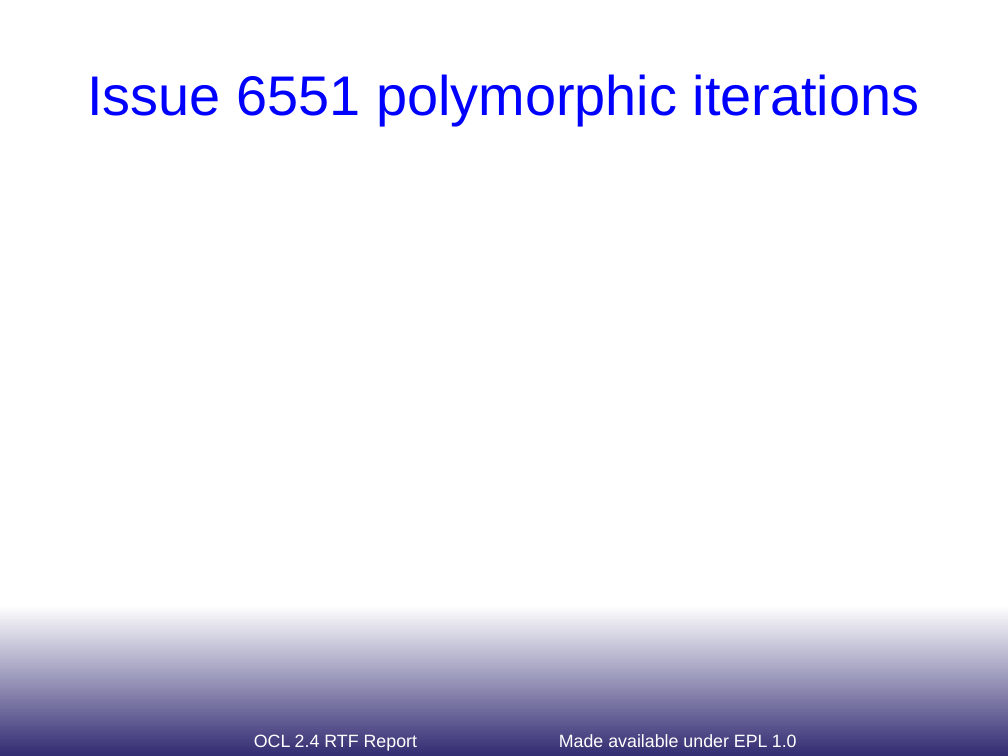
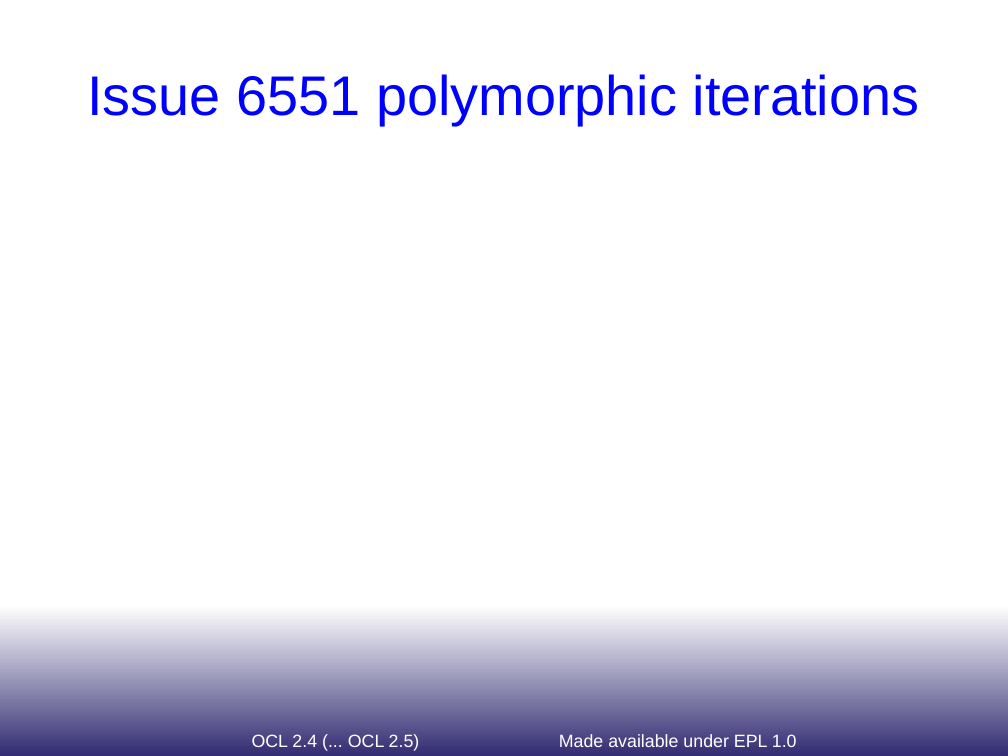
Before and after one commit to eclipse-ocl/ocl-website, a slide deck: slide 15 of ocl/docs/publications/OMG2013Sep/ADTFOCL2013.odp. Drawn at 1008x756 pixels with LibreOffice and Linux fonts; fonts in the diff are those of the drawing. Boxes give left, top, right and bottom in pixels: in the first picture for what was removed or moved away, otherwise in the second. Text is boxed around its words. In the diff, an @@ line names an element or a change of style, - is before the commit and + after.

```diff
--- a/ocl/docs/publications/OMG2013Sep/ADTFOCL2013.odp
+++ b/ocl/docs/publications/OMG2013Sep/ADTFOCL2013.odp
@@ text at bbox=[252, 734, 420, 751]: text changed @@
-OCL 2.4 RTF Report
+OCL 2.4 (... OCL 2.5)
```
Also in this commit, not shown: 14 other slides changed, 2 slides added, 1 slide removed.
